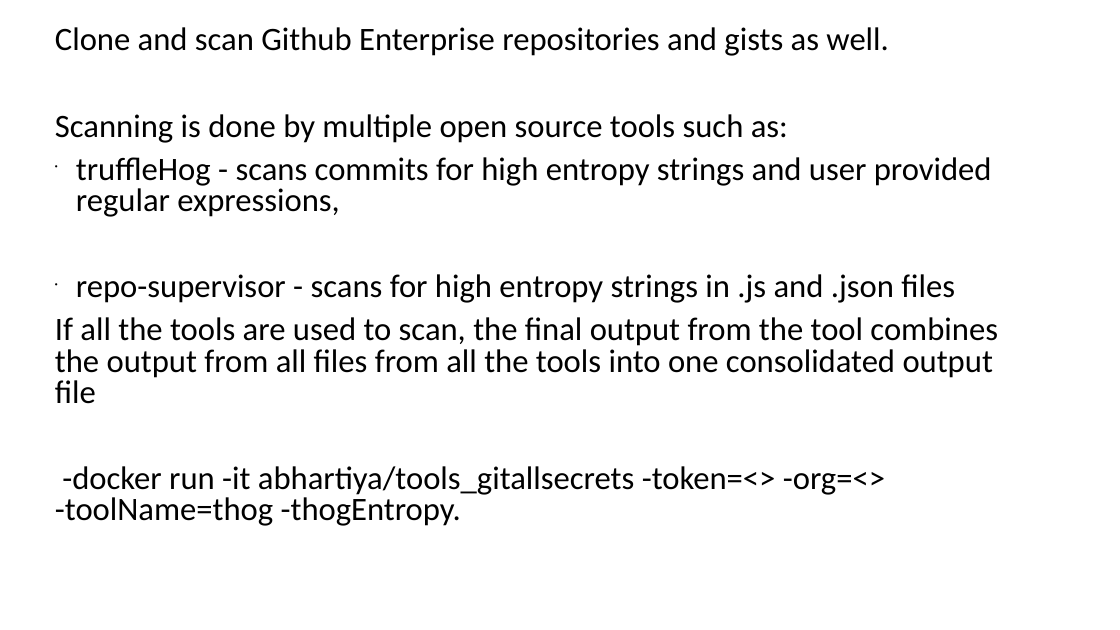
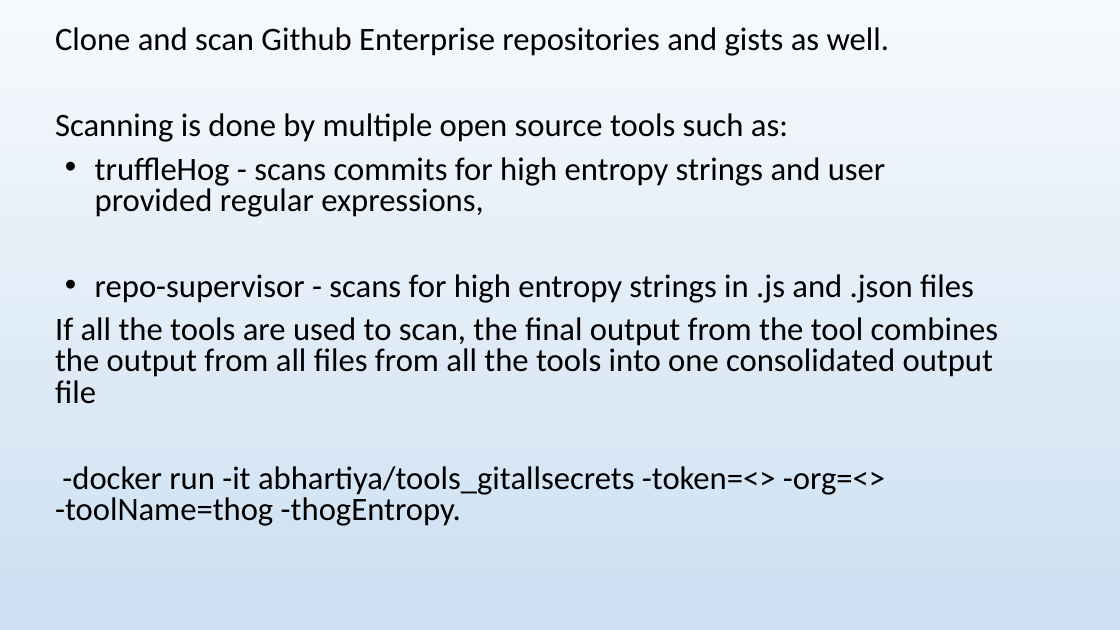
Before and after one commit to poojz/credential, a slide deck: slide 19 of secretmanagement.ppt. Drawn at 1120x630 pixels with LibreOffice and Linux fonts; fonts in the diff are those of the drawing. Boxes give left, top, right and bottom in pixels: in the first picture for what was removed or moved away, otherwise in the second. Text is boxed around its words. In the diff, an @@ line names an element or a change of style, - is before the commit and + after.

```diff
--- a/secretmanagement.ppt
+++ b/secretmanagement.ppt
@@ background #FFFFFF to gradient #F6F9FC to #CCE0F2 @@
@@ text at <box>95,157,974,303</box>: indent changed @@
```
Also in this commit, not shown: 16 other slides changed, 4 slides added, 4 slides removed.
